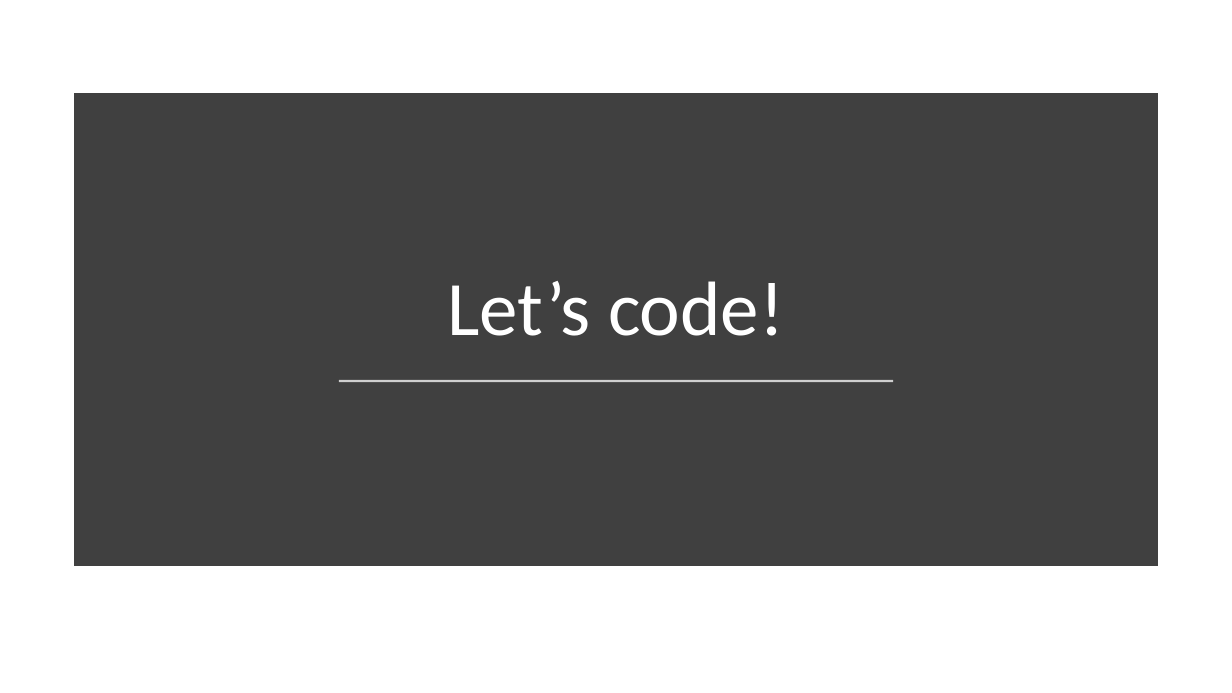
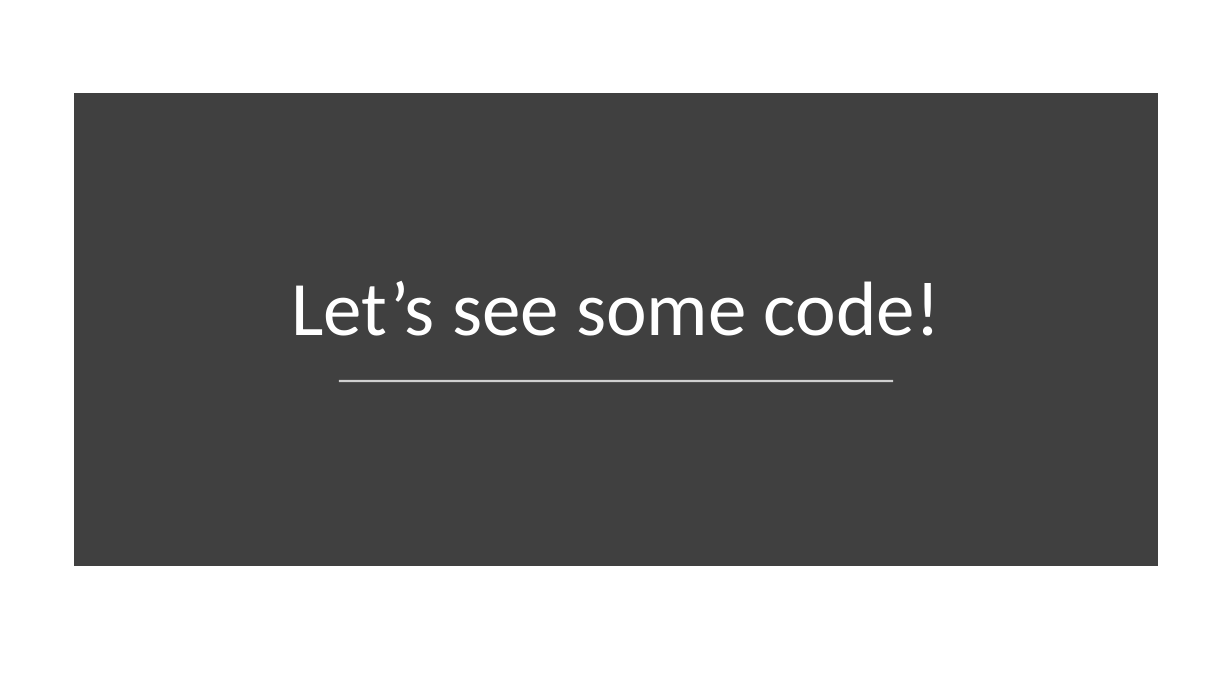
Before and after one commit to essic/prez-why-fsharp, a slide deck: slide 30 of WhyFSharp.pptx (slide 29 before the commit). Drawn at 1232x693 pixels with LibreOffice and Linux fonts; fonts in the diff are those of the drawing. Boxes give left, top, right and bottom in pixels: in the first picture for what was removed or moved away, otherwise in the second. Text is boxed around its words. In the diff, an @@ line names an element or a change of style, - is before the commit and + after.

```diff
--- a/WhyFSharp.pptx
+++ b/WhyFSharp.pptx
@@ title at bbox=[291, 281, 940, 336]: text changed @@
-Let’s code!
+Let’s see some code!
```
Also in this commit, not shown: 8 other slides changed, 7 slides added.
